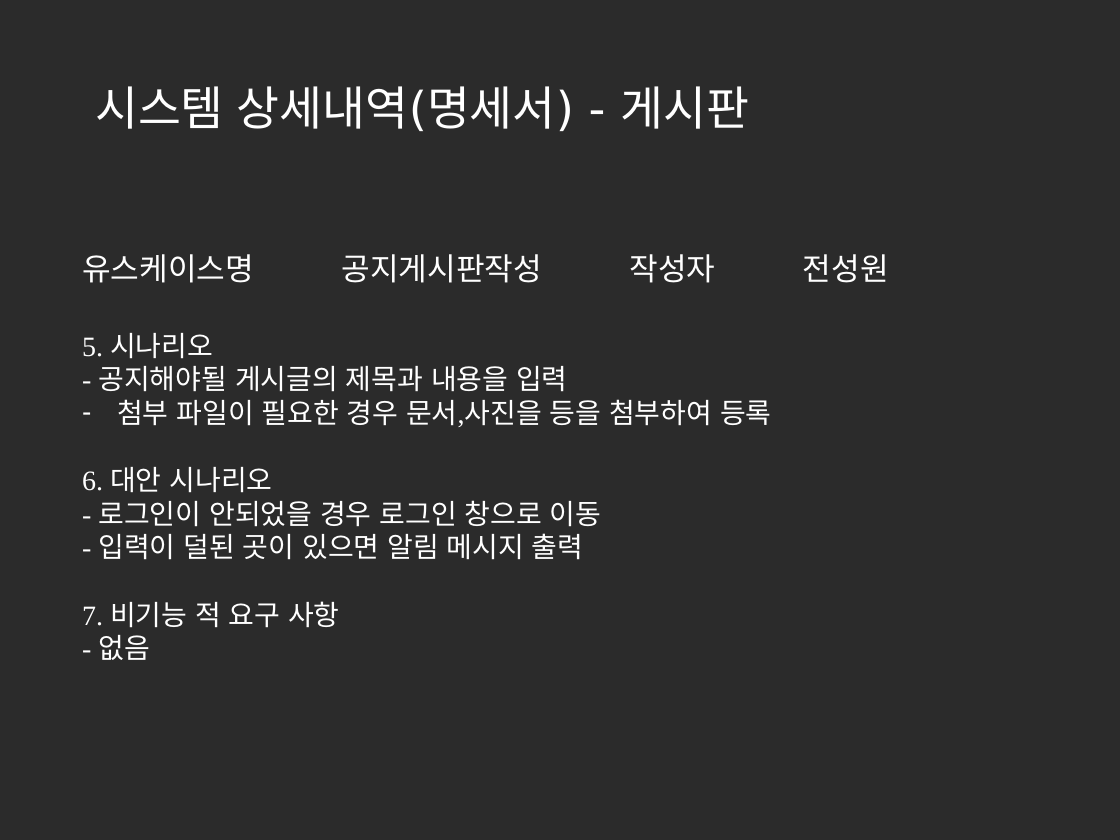
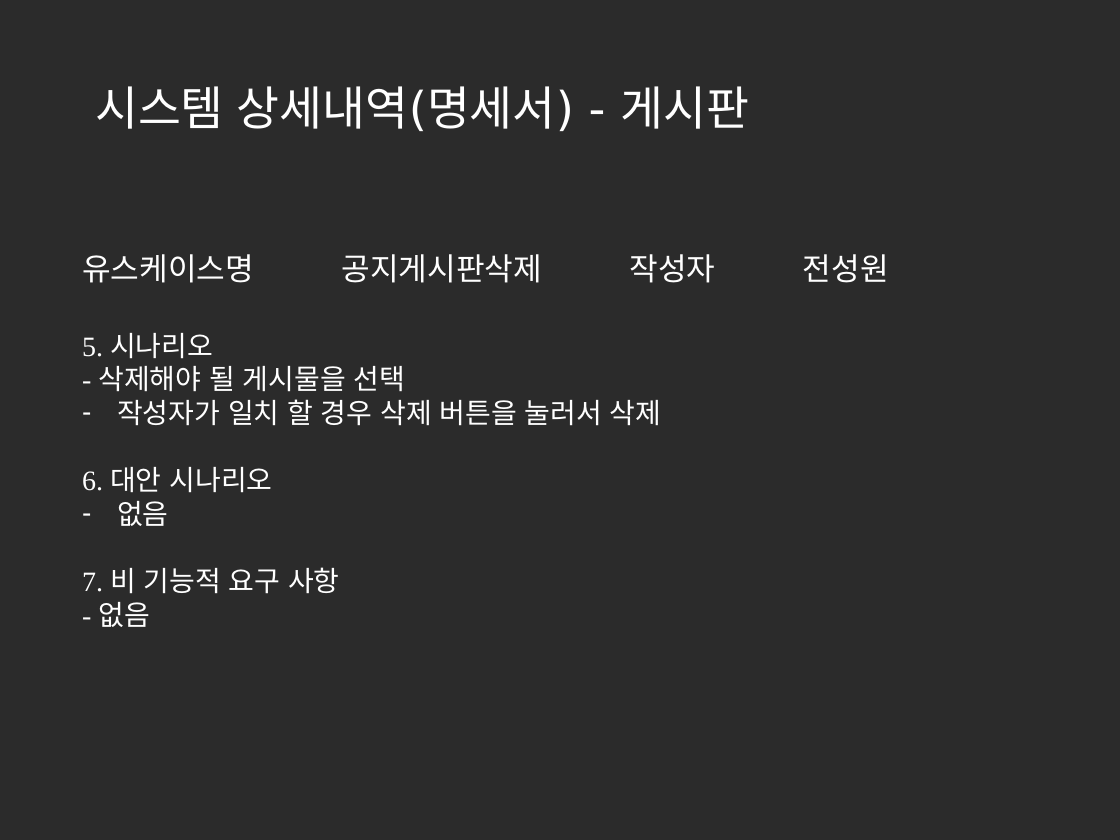
Before and after one commit to korea600/useful, a slide deck: slide 69 of Useful/UML/Presentation/useful_ppt_초안(수정중).pptx. Drawn at 1120x840 pixels with LibreOffice and Linux fonts; fonts in the diff are those of the drawing; background and template pictures are left out; a plain dark background stands for a picture behind light text. Boxes give left, top, right and bottom in pixels: in the first picture for what was removed or moved away, otherwise in the second. Text is boxed around its words. In the diff, an @@ line names an element or a change of style, - is before the commit and + after.

Commit message:
명세서 작성완료

```diff
--- a/Useful/UML/Presentation/useful_ppt_초안(수정중).pptx
+++ b/Useful/UML/Presentation/useful_ppt_초안(수정중).pptx
@@ text at (82,254,889,283): text changed @@
-유스케이스명 공지게시판작성 작성자 전성원
+유스케이스명 공지게시판삭제 작성자 전성원
@@ text at (98,366,662,426): text changed @@
-- 공지해야될 게시글의 제목과 내용을 입력
-– 첨부 파일이 필요한 경우 문서,사진을 등을 첨부하여 등록
+- 삭제해야 될 게시물을 선택
+– 작성자가 일치 할 경우 삭제 버튼을 눌러서 삭제
@@ text at (82,501,340,594): text changed @@
-- 로그인이 안되었을 경우 로그인 창으로 이동
-- 입력이 덜된 곳이 있으면 알림 메시지 출력
-7. 비기능 적 요구 사항
+– 없음
+7. 비 기능적 요구 사항
```
Also in this commit, not shown: 9 other slides changed, 90 slides added.
